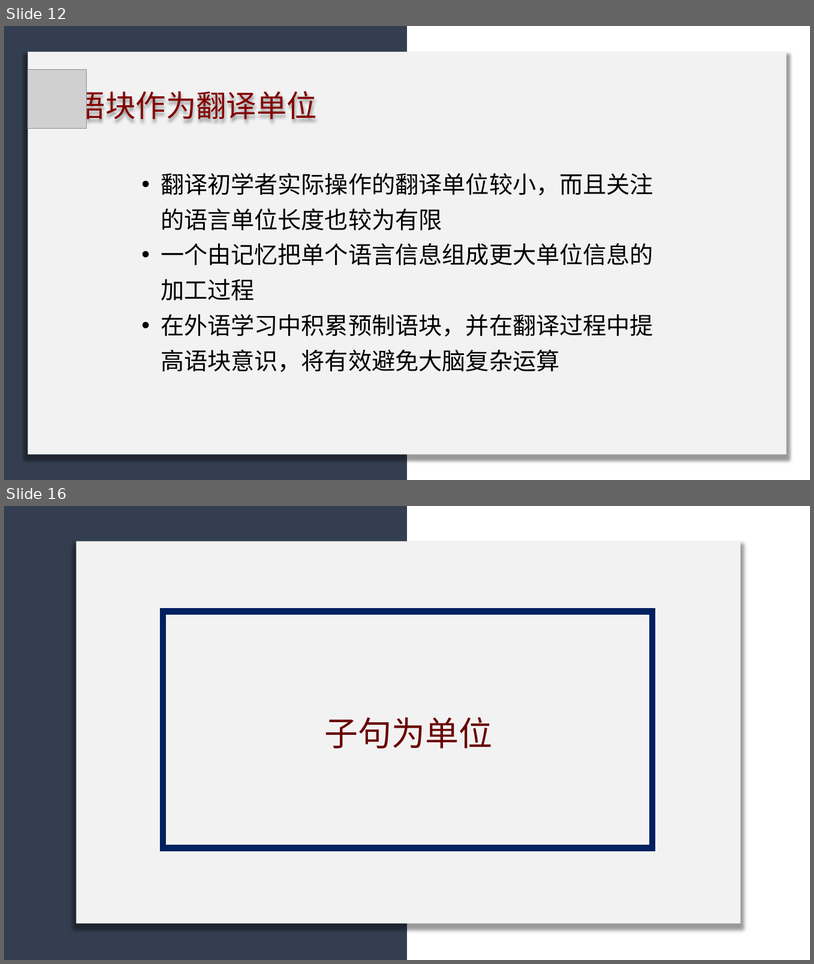
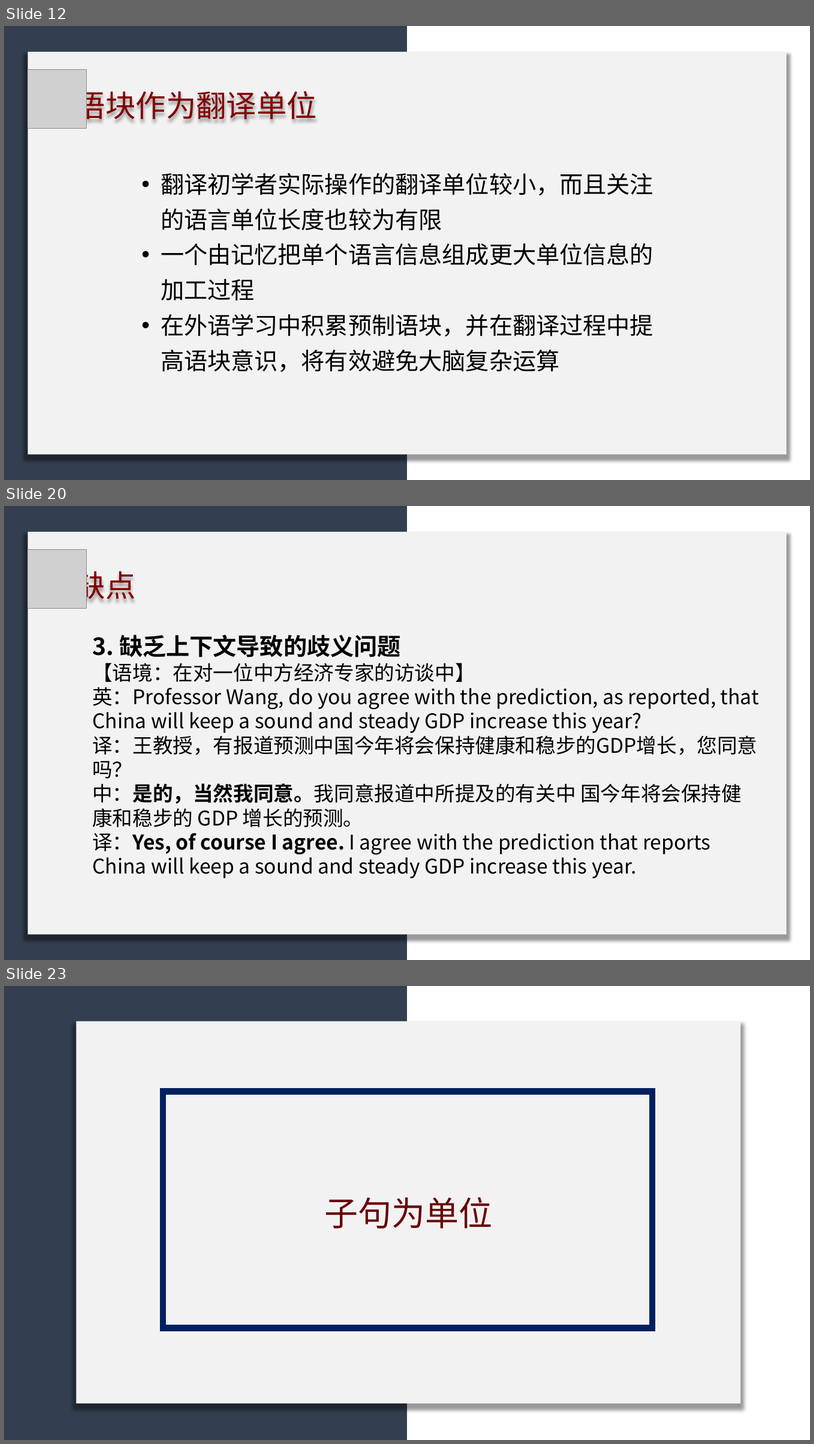
Before and after one commit to licheng0573/RosettaStone, a slide deck: 二组展示_10_24.pptx. Shown one above the other, each under a label of ours: slides 12 and 16 before the commit, slides 12, 20 and 23 after it; the slides between them are not shown. The pictures are 814x964 and 814x1444 pixels, drawn with LibreOffice and Linux fonts; fonts in the diff are those of the drawing; grey boxes stand for pictures. Boxes give left, top, right and bottom in pixels: in the first picture for what was removed or moved away, otherwise in the second. Text is boxed around its words. In the diff, an @@ line names an element or a change of style, - is before the commit and + after.

```diff
--- a/二组展示_10_24.pptx
+++ b/二组展示_10_24.pptx
@@ slide 20 added at (x1=4, y1=506, x2=810, y2=960), background #FFFFFF @@
@@ rectangle added at (x1=4, y1=506, x2=408, y2=960), fill #333F50 @@
@@ rectangle added at (x1=27, y1=532, x2=787, y2=934), fill #F2F2F2 @@
@@ picture added at (x1=27, y1=550, x2=86, y2=608) @@
@@ text added at (x1=75, y1=566, x2=136, y2=604), 36 pt, text #820000 @@
+缺点
@@ text added at (x1=92, y1=634, x2=759, y2=878), 24 pt, text #000000 @@
+3. 缺乏上下文导致的歧义问题
+【语境：在对一位中方经济专家的访谈中】
+英：Professor Wang, do you agree with the prediction, as reported, that China will keep a sound and steady GDP increase this year?
+译：王教授，有报道预测中国今年将会保持健康和稳步的GDP增长，您同意吗？
+中：是的，当然我同意。我同意报道中所提及的有关中 国今年将会保持健康和稳步的 GDP 增长的预测。
+译：Yes, of course I agree. I agree with the prediction that reports China will keep a sound and steady GDP increase this year.
@@ what was slide 16 is now slide 23 @@
```
Also in this commit, not shown: 5 slides changed, 9 other slides added, 5 slides removed.
